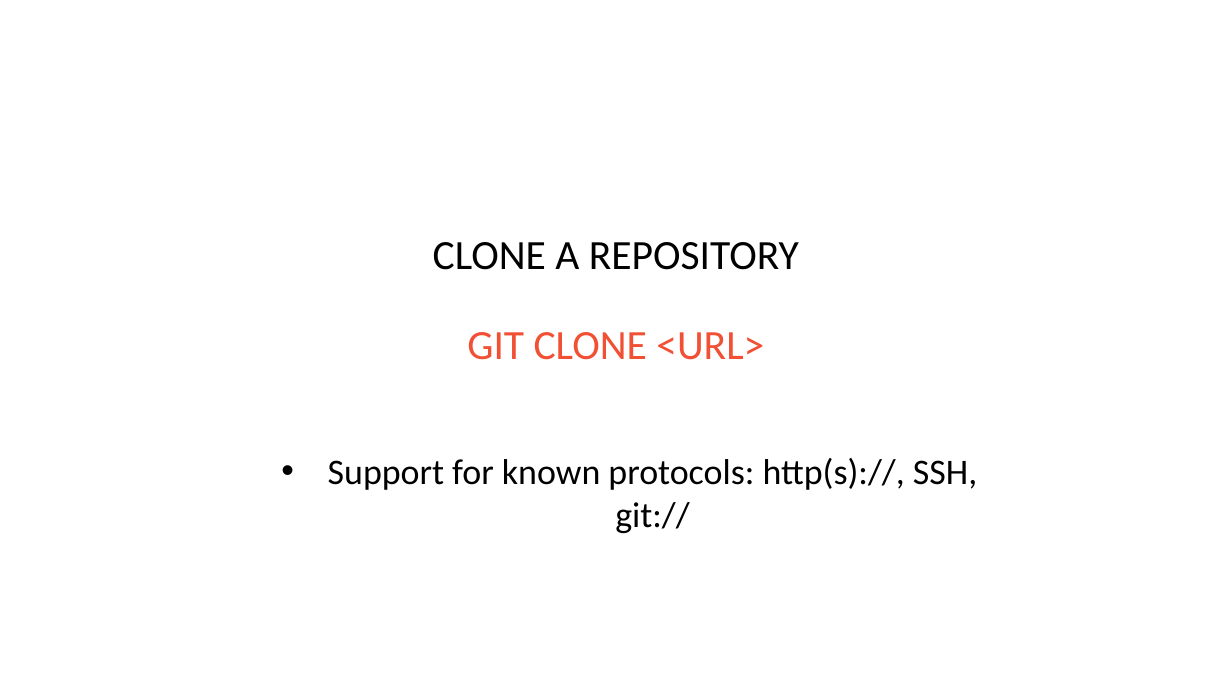
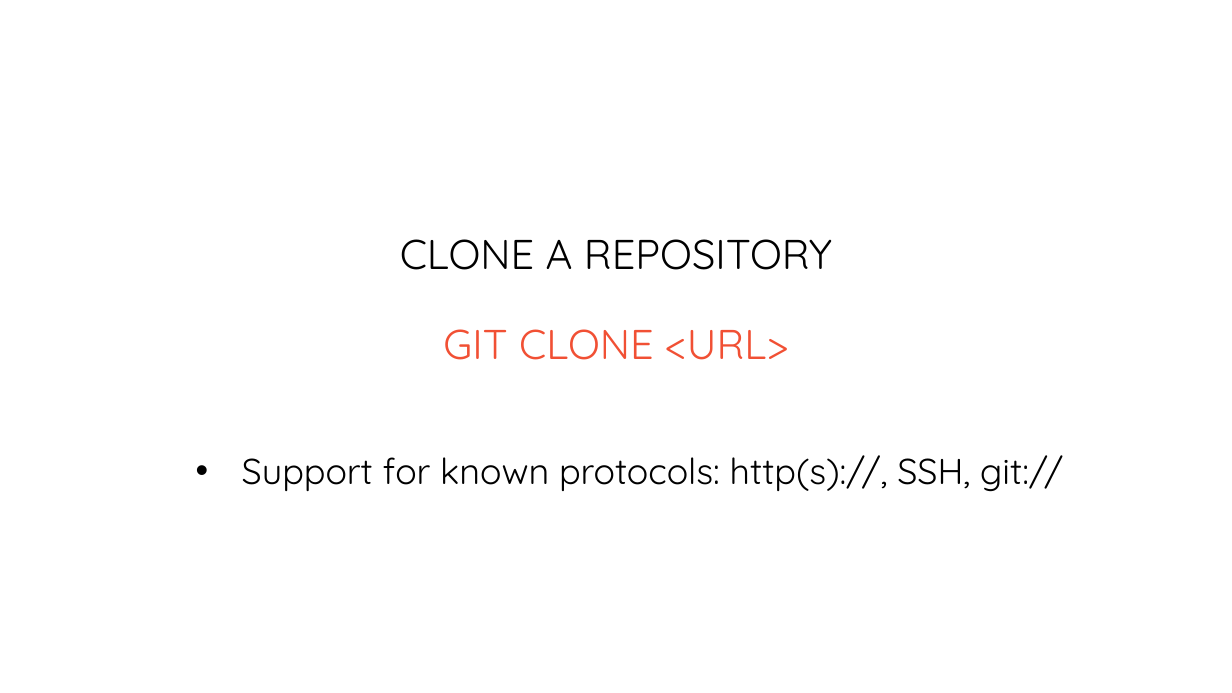
Before and after one commit to bogdanbujdea/git102, a slide deck: slide 22 of Course 1.pptx (slide 23 before the commit). Drawn at 1232x693 pixels with LibreOffice and Linux fonts; fonts in the diff are those of the drawing. Boxes give left, top, right and bottom in pixels: in the first picture for what was removed or moved away, otherwise in the second. Text is boxed around its words. In the diff, an @@ line names an element or a change of style, - is before the commit and + after.

Commit message:
changed all fonts to Century Gothic

```diff
--- a/Course 1.pptx
+++ b/Course 1.pptx
@@ title "CLONE A REPOSITORY GIT CLONE ..." at (x1=400, y1=239, x2=832, y2=360): font Calibri to Quicksand @@
@@ text "Support for known protocols: http(s)://, ..." at (x1=242, y1=455, x2=1063, y2=492): font Calibri to Quicksand @@
@@ text "Support for known protocols: http(s)://, ..." moved from (x1=328, y1=458, x2=977, y2=533) to (x1=242, y1=455, x2=1063, y2=492) @@
```
Also in this commit, not shown: 28 other slides changed, 1 slide removed.
